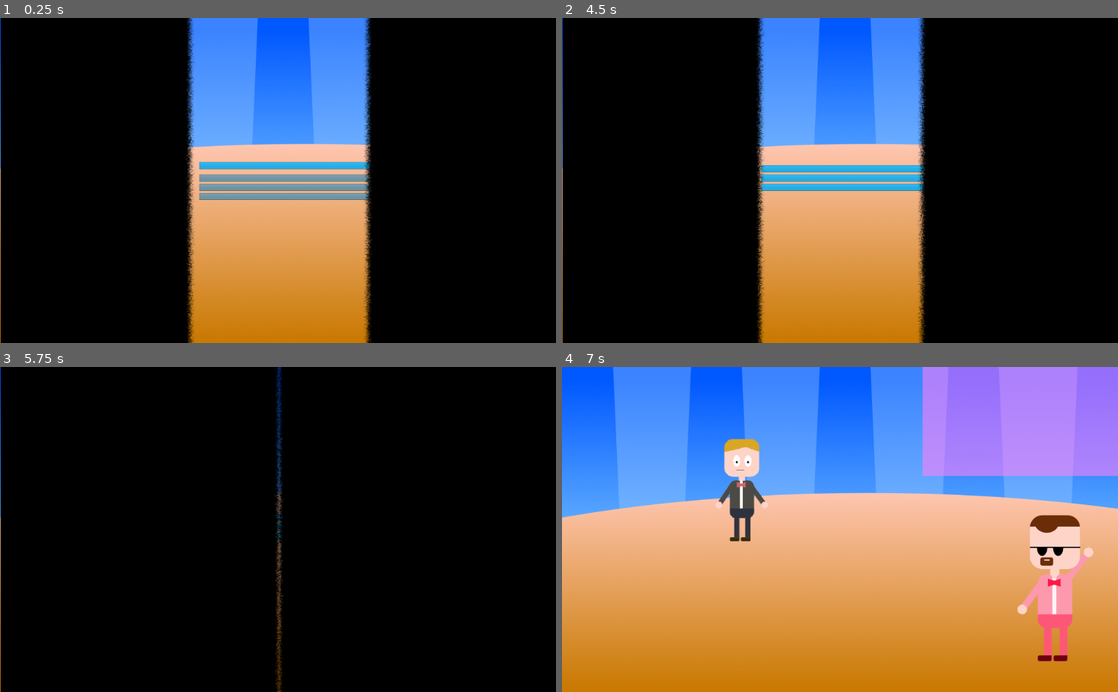
Above: before the commit, frames 1-4 (two rows, left to right).
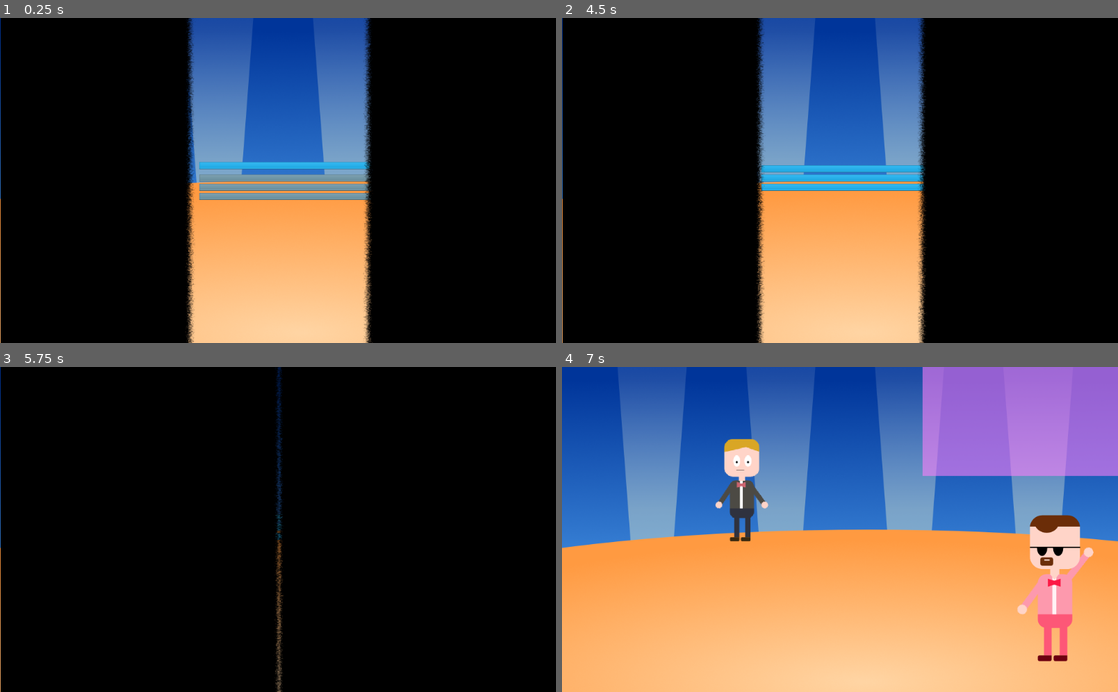
Above: after the commit, the same moments.

Repository: dalton5000/No-Second-Chances
Game: Godot game, scene res://scenes/Game.tscn
The game is run twice, just before and just after one commit, with the same random seed, the same clock (stepped at 60 frames per second) and the same inputs.
Inputs:
- Up to frame 1 (0.25 s): no input
- Up to frame 2 (4.5 s): click "Create your Character" at 0.5 s; click "<" at 2 s; click ">" at 2.75 s; click "Start!" at 3.5 s; click "Start!" at 4.25 s
- Up to frame 3 (5.75 s): click "Gaming" at 5 s
- Up to frame 4 (7 s): click "Godot" at 5.75 s; hold Down (ui_down) from 6.53 s (still down)

The runs differ from the first frame. In frame 1, 29% of the frame differs, in the area x 0-67%, y 0-100%; in frame 2, 26%; in frame 3, 0.4%; in frame 4, 93%, in the area x 0-100%, y 0-100%.
Error before the commit: Invalid get index 'gaming' (on base: 'Dictionary'). (res://scenes/Game.gd:231)
Error after the commit: Invalid get index 'gaming' (on base: 'Dictionary'). (res://scenes/Game.gd:232)

Commit message:
work

Diff:
--- /dev/null
+++ b/autoload/Sounds.gd
@@ -0,0 +1,13 @@
+extends Node
+
+
+func play(sound):
+	get_node(sound).play()
+
+
+func button_pressed():
+	$click.play()
+
+func _ready():
+	for button in get_tree().get_nodes_in_group("button"):
+		button.connect("pressed",self,"button_pressed")
--- /dev/null
+++ b/autoload/Sounds.tscn
@@ -0,0 +1,10 @@
+[gd_scene load_steps=3 format=2]
+
+[ext_resource path="res://autoload/Sounds.gd" type="Script" id=1]
+[ext_resource path="res://assets/sfx/switch4.ogg" type="AudioStream" id=2]
+
+[node name="Sounds" type="Node"]
+script = ExtResource( 1 )
+
+[node name="click" type="AudioStreamPlayer" parent="."]
+stream = ExtResource( 2 )
--- a/autoload/WebHandler.gd
+++ b/autoload/WebHandler.gd
@@ -25,10 +25,9 @@
 	print("lobbies loaded")
 	print (lobbies)
 
-func _physics_process(delta):
-	if Input.is_action_just_pressed("ui_down"):
-#		upload_answers("Rudy,2,9,","godot",[1,1,1,1])
-		$ConnectionTest.request("http://dalton5000.pythonanywhere.com/ping")
+#func _physics_process(delta):
+#	if Input.is_action_just_pressed("ui_down"):
+#		$ConnectionTest.request("http://dalton5000.pythonanywhere.com/ping")
 
 func upload_answers(category : String, answers : Array):
 	var dict = {}
--- a/autoload/data.gd
+++ b/autoload/data.gd
@@ -3,35 +3,35 @@
 
 var questions = {
 	"gaming" : [
-	"Which Character did not appear in Super Mario Kart?",
+	"Sid Meier is the mastermind behind which long running series?",
+	"In the Half Life series, who is the voice actor that portrays Gordon Freeman?",
+	"Which of these is NOT a type of Pokemon??",
+
+	"What country is home to game developer \"CD Projekt Red\"?",
+	"What console was the original “Sonic the Hedgehog” game released on?",
+	"In what game was the main focus on a town called Tristram?",
+
+	"How many platforms has “The Elder Scrolls V: Skyrim” been officially released for?",
+	"How many buttons are on the original controller for the Atari 2600?",
+	"Which of the following is NOT a character from Final Fantasy 7?",
+	"As of Jan 2020, how many \"Call of Duty\" games have been released on PC and consoles?"
+	],
+
+	"godot" : [
 	"What is the screen name for the creator of the Godot engine?",
-	"Which of these is NOT a type of Pokemon?",
+	"How much does it cost to use the Godot engine?",
+	"How many bumps are on the Godot logo's head?",
 
-	"Which Character did not appear in Super Mario Kart?",
-	"Which Character did not appear in Super Mario Kart?",
-	"Which Character did not appear in Super Mario Kart?",
+	"What language is the Godot engine written in?",
+	"Which of these is the best game engine?",
+	"Who wrote the play that inspired the Godot engine's name?",
 
-	"Which Character did not appear in Super Mario Kart?",
-	"Which Character did not appear in Super Mario Kart?",
-	"Which Character did not appear in Super Mario Kart?",
+	"What continent are Godot creators Juan Linietsky and Ariel Manzur from?",
+	"Which of these is NOT a Node in the Godot engine?",
 
 	"Which Character did not appear in Super Mario Kart?",
 	],
-	"godot" : [
-	"Which Character did not appear in Super Mario Kart?",
-	"What is the screen name for the creator of the Godot engine?",
-	"Which of these is NOT a type of Pokemon?",
 
-	"Which Character did not appear in Super Mario Kart?",
-	"Which Character did not appear in Super Mario Kart?",
-	"Which Character did not appear in Super Mario Kart?",
-
-	"Which Character did not appear in Super Mario Kart?",
-	"Which Character did not appear in Super Mario Kart?",
-	"Which Character did not appear in Super Mario Kart?",
-
-	"Which Character did not appear in Super Mario Kart?",
-	],
 	"surprise" : [
 	"Which Character did not appear in Super Mario Kart?",
 	"What is the screen name for the creator of the Godot engine?",
@@ -51,20 +51,20 @@
 
 var answers = {
 	"gaming" : [
-	["Peach", "Toad", "Daisy", "Koopa Troopa",2],
-	["redos", "reduz", "redooz", "reduce",1],
-	["Psycho", "Space", "Dark", "Ghost",2],
+	["The Sims", "Civilization", "Fallout", "XCOM",1],
+	["Nolan North", "Norman Reeduz", "David Hayter", "None of the above",3],
+	["Psychic", "Space", "Dark", "Ghost",1],
 
-	["Peach", "Toad", "Daisy", "Koopa Troopa",2],
-	["Peach", "Toad", "Daisy", "Koopa Troopa",2],
-	["Peach", "Toad", "Daisy", "Koopa Troopa",2],
+	["Poland", "Ukraine", "United States", "Russia",0],
+	["Sega Saturn", "Sega Master Drive", "Sega Genesis", "Sega Dreamcast",2],
+	["Baldur's Gate'", "Skyrim", "Dragon Age", "Diablo",3],
 
-	["Peach", "Toad", "Daisy", "Koopa Troopa",2],
-	["Peach", "Toad", "Daisy", "Koopa Troopa",2],
-	["Peach", "Toad", "Daisy", "Koopa Troopa",2],
+	["Three", "Six", "Four", "Five",1],
+	["Zero", "One", "Two", "Three",1],
+	["Rude", "Cloud", "Squall", "Red XIII",2],
+	["19", "15", "17", "21",0],
+	],
 
-	["Peach", "Toad", "Daisy", "Koopa Troopa",2],
-	],
 	"godot" : [
 	["Peach", "Toad", "Daisy", "Koopa Troopa",2],
 	["redos", "reduz", "redooz", "reduce",1],
--- a/project.godot
+++ b/project.godot
@@ -35,6 +35,7 @@
 WebHandler="*res://autoload/WebHandler.tscn"
 data="*res://autoload/data.gd"
 user_data="*res://autoload/user_data.gd"
+Sounds="*res://autoload/Sounds.tscn"
 
 [debug]
 
--- a/scenes/Game.gd
+++ b/scenes/Game.gd
@@ -142,7 +142,8 @@
 	change_state(STATES.QUESTION)
 
 func start_validation():
-	say("Let's see everybodies answers...")
+	say("Let's see everybodies answers...",2.0)
+	yield(get_tree().create_timer(1.0), "timeout")
 	player.show_player_answer(given_answer)
 	for i in [1,2,3,4]:
 		actors[i].show_answer(current_question)
@@ -176,17 +177,17 @@
 
 func start_gameover():
 	user_data.set_cat_score(active_category, current_question)
+	WebHandler.upload_answers(active_category, answers_given[active_category])
 	gameover_label.text = create_gameover_text()
 	say("Oh no! Your answer was wrong.\nYou know the deal...\nNo second Chances!\nBut thanks for participating!")
 	yield(self,"speech_complete")
+	check_candidates()
 	question_anim.play("Fall")
 	yield(get_tree().create_timer(1.0),"timeout")
 	player.anims.play("Smash")
-	check_candidates()
 	yield(get_tree().create_timer(2.0),"timeout")
 	say("Goodbye and until next time!")
 	candidates_wave()
-	WebHandler.upload_answers(active_category, answers_given[active_category])
 
 #	yield(get_tree().create_timer(5.0),"timeout")
 #	change_state(STATES.MENU)
@@ -208,7 +209,7 @@
 			if all_equal:
 				text = gameover_text_equal % [str(current_question), active_category]
 			else:
-				names_string = "%s, %s, %s and even %s" % [player_names]
+				names_string = "%s, %s, %s and even %s" % player_names
 				text = gameover_text_best % [str(current_question), active_category, names_string]
 		1:
 			names_string = "%s" % [better_players]
--- a/scenes/Game.tscn
+++ b/scenes/Game.tscn
@@ -319,7 +319,9 @@
 rect_min_size = Vector2( 256, 0 )
 text = "Head"
 
-[node name="ButtonLeft" type="Button" parent="CreatorLayer/CharacterCreator/VBoxContainer/HeadRow"]
+[node name="ButtonLeft" type="Button" parent="CreatorLayer/CharacterCreator/VBoxContainer/HeadRow" groups=[
+"button",
+]]
 margin_left = 260.0
 margin_right = 324.0
 margin_bottom = 46.3206
@@ -335,7 +337,9 @@
 text = "0/1"
 align = 1
 
-[node name="ButtonRight" type="Button" parent="CreatorLayer/CharacterCreator/VBoxContainer/HeadRow"]
+[node name="ButtonRight" type="Button" parent="CreatorLayer/CharacterCreator/VBoxContainer/HeadRow" groups=[
+"button",
+]]
 margin_left = 460.0
 margin_right = 524.0
 margin_bottom = 46.3206
@@ -354,7 +358,9 @@
 rect_min_size = Vector2( 256, 0 )
 text = "Body"
 
-[node name="ButtonLeft" type="Button" parent="CreatorLayer/CharacterCreator/VBoxContainer/BodyRow"]
+[node name="ButtonLeft" type="Button" parent="CreatorLayer/CharacterCreator/VBoxContainer/BodyRow" groups=[
+"button",
+]]
 margin_left = 260.0
 margin_right = 324.0
 margin_bottom = 46.3206
@@ -370,7 +376,9 @@
 text = "0/8"
 align = 1
 
-[node name="ButtonRight" type="Button" parent="CreatorLayer/CharacterCreator/VBoxContainer/BodyRow"]
+[node name="ButtonRight" type="Button" parent="CreatorLayer/CharacterCreator/VBoxContainer/BodyRow" groups=[
+"button",
+]]
 margin_left = 460.0
 margin_right = 524.0
 margin_bottom = 46.3206
@@ -384,7 +392,9 @@
 margin_bottom = 482.0
 custom_constants/separation = 10
 
-[node name="Button" type="Button" parent="CreatorLayer/CharacterCreator/VBoxContainer"]
+[node name="Button" type="Button" parent="CreatorLayer/CharacterCreator/VBoxContainer" groups=[
+"button",
+]]
 margin_top = 486.0
 margin_right = 524.0
 margin_bottom = 532.321
@@ -463,7 +473,9 @@
 margin_bottom = 103.0
 alignment = 1
 
-[node name="Button" type="Button" parent="GameLayer/HUD/QuestionPanel/VBoxContainer/HBoxContainer"]
+[node name="Button" type="Button" parent="GameLayer/HUD/QuestionPanel/VBoxContainer/HBoxContainer" groups=[
+"button",
+]]
 modulate = Color( 1, 1, 1, 0 )
 margin_left = 107.0
 margin_right = 363.0
@@ -474,7 +486,9 @@
 enabled_focus_mode = 0
 text = "1) Koopa Troopa"
 
-[node name="Button2" type="Button" parent="GameLayer/HUD/QuestionPanel/VBoxContainer/HBoxContainer"]
+[node name="Button2" type="Button" parent="GameLayer/HUD/QuestionPanel/VBoxContainer/HBoxContainer" groups=[
+"button",
+]]
 modulate = Color( 1, 1, 1, 0 )
 margin_left = 367.0
 margin_right = 623.0
@@ -491,7 +505,9 @@
 margin_bottom = 171.0
 alignment = 1
 
-[node name="Button" type="Button" parent="GameLayer/HUD/QuestionPanel/VBoxContainer/HBoxContainer2"]
+[node name="Button" type="Button" parent="GameLayer/HUD/QuestionPanel/VBoxContainer/HBoxContainer2" groups=[
+"button",
+]]
 modulate = Color( 1, 1, 1, 0 )
 margin_left = 107.0
 margin_right = 363.0
@@ -502,7 +518,9 @@
 enabled_focus_mode = 0
 text = "3) Peach"
 
-[node name="Button2" type="Button" parent="GameLayer/HUD/QuestionPanel/VBoxContainer/HBoxContainer2"]
+[node name="Button2" type="Button" parent="GameLayer/HUD/QuestionPanel/VBoxContainer/HBoxContainer2" groups=[
+"button",
+]]
 modulate = Color( 1, 1, 1, 0 )
 margin_left = 367.0
 margin_right = 623.0
@@ -578,17 +596,19 @@
 [node name="GameOverLabel" type="Label" parent="GameLayer/HUD/GameOverPanel/VBoxContainer"]
 margin_top = 39.0
 margin_right = 378.0
-margin_bottom = 189.0
+margin_bottom = 190.0
 size_flags_horizontal = 3
 size_flags_vertical = 7
 text = "You reached question %s out of 10.
 Hey, at least you did better than %s!"
 autowrap = true
 
-[node name="MenuButton" type="Button" parent="GameLayer/HUD/GameOverPanel/VBoxContainer"]
-margin_top = 193.0
+[node name="MenuButton" type="Button" parent="GameLayer/HUD/GameOverPanel/VBoxContainer" groups=[
+"button",
+]]
+margin_top = 194.0
 margin_right = 378.0
-margin_bottom = 239.321
+margin_bottom = 240.321
 text = "Back to menu"
 
 [node name="TitleLayer" type="CanvasLayer" parent="."]
@@ -644,7 +664,9 @@
 "_edit_use_anchors_": false
 }
 
-[node name="CreateCharacterButton" type="Button" parent="TitleLayer/Title/VBoxContainer"]
+[node name="CreateCharacterButton" type="Button" parent="TitleLayer/Title/VBoxContainer" groups=[
+"button",
+]]
 margin_right = 318.0
 margin_bottom = 46.3206
 text = "Create your Character"
@@ -660,20 +682,26 @@
 margin_right = 318.0
 margin_bottom = 235.0
 
-[node name="GamingButton" type="Button" parent="TitleLayer/Title/VBoxContainer/CategoryButtons"]
+[node name="GamingButton" type="Button" parent="TitleLayer/Title/VBoxContainer/CategoryButtons" groups=[
+"button",
+]]
 margin_right = 318.0
 margin_bottom = 46.3206
 disabled = true
 text = "Gaming"
 
-[node name="GodotButton" type="Button" parent="TitleLayer/Title/VBoxContainer/CategoryButtons"]
+[node name="GodotButton" type="Button" parent="TitleLayer/Title/VBoxContainer/CategoryButtons" groups=[
+"button",
+]]
 margin_top = 50.0
 margin_right = 318.0
 margin_bottom = 96.3206
 disabled = true
 text = "Godot"
 
-[node name="SurpriseButton" type="Button" parent="TitleLayer/Title/VBoxContainer/CategoryButtons"]
+[node name="SurpriseButton" type="Button" parent="TitleLayer/Title/VBoxContainer/CategoryButtons" groups=[
+"button",
+]]
 margin_top = 100.0
 margin_right = 318.0
 margin_bottom = 146.321
@@ -716,7 +744,9 @@
 "_edit_use_anchors_": false
 }
 
-[node name="ConnectButton" type="Button" parent="TitleLayer/Title/ConnectionPanel"]
+[node name="ConnectButton" type="Button" parent="TitleLayer/Title/ConnectionPanel" groups=[
+"button",
+]]
 margin_left = 136.0
 margin_right = 250.66
 margin_bottom = 46.3206
--- a/scenes/actor/Actor.tscn
+++ b/scenes/actor/Actor.tscn
@@ -6,19 +6,18 @@
 [ext_resource path="res://assets/items/Blood.png" type="Texture" id=4]
 [ext_resource path="res://assets/items/10Tons.png" type="Texture" id=5]
 
-[sub_resource type="DynamicFont" id=2]
+[sub_resource type="DynamicFont" id=1]
 size = 32
 outline_color = Color( 1, 0.12549, 0.337255, 1 )
 font_data = ExtResource( 3 )
 
-[sub_resource type="DynamicFont" id=5]
+[sub_resource type="DynamicFont" id=2]
 size = 96
 outline_size = 6
 outline_color = Color( 0.223529, 0.141176, 0.0901961, 1 )
 font_data = ExtResource( 3 )
 
-[sub_resource type="Animation" id=1]
-resource_name = "Fall"
+[sub_resource type="Animation" id=3]
 length = 1.2
 step = 0.05
 tracks/0/type = "value"
@@ -135,8 +134,7 @@
 "values": [ false ]
 }
 
-[sub_resource type="Animation" id=3]
-resource_name = "Wave"
+[sub_resource type="Animation" id=5]
 length = 3.0
 tracks/0/type = "value"
 tracks/0/path = NodePath("Body/ArmRight:rotation_degrees")
@@ -287,9 +285,9 @@
 }
 
 [node name="BaseAnimations" type="AnimationPlayer" parent="."]
-anims/Fall = SubResource( 1 )
+anims/Fall = SubResource( 3 )
 anims/Smash = SubResource( 4 )
-anims/Wave = SubResource( 3 )
+anims/Wave = SubResource( 5 )
 
 [node name="Blood" type="Sprite" parent="."]
 position = Vector2( 0, 32 )
--- a/scenes/hud/CharacterCreator.gd
+++ b/scenes/hud/CharacterCreator.gd
@@ -57,4 +57,5 @@
 	user_data.player_name = clean($VBoxContainer/NameRow/LineEdit.text)
 	user_data.head = head_val
 	user_data.body = body_val
+	user_data.save_config()
 	emit_signal("finished")
Not shown, added: assets/sfx/117592__soundmary__aplause-short-burst.wav.import
Not shown, added: assets/sfx/switch4.ogg.import
Binary file changed: assets/stage/stage.png
Not shown, added: assets/stage/stage2.png.import
Binary file added: assets/stage/stage3.png
Not shown, added: assets/stage/stage3.png.import
Not shown: 3 places in assets/theme.tres that only renumber resources
Not shown: 3 places in scenes/Game.tscn that only renumber resources
Not shown: 2 places in scenes/actor/Actor.tscn that only renumber resources
Not shown, added: assets/sfx/117592__soundmary__aplause-short-burst.wav
Not shown, added: assets/sfx/switch4.ogg
